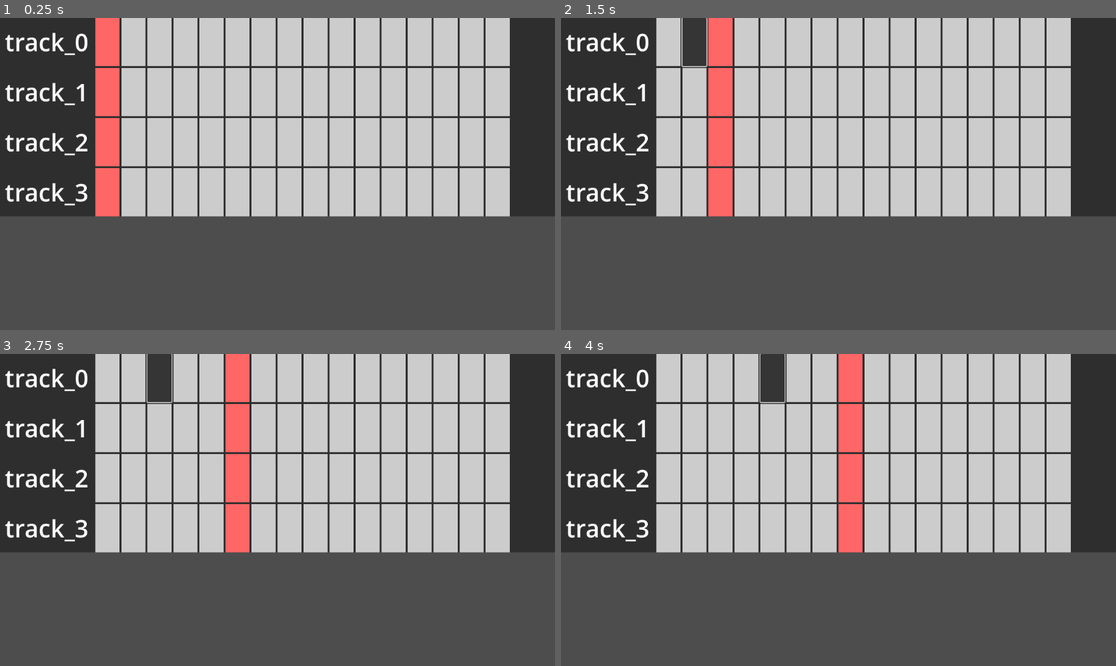
Above: before the commit, frames 1-4 (two rows, left to right).
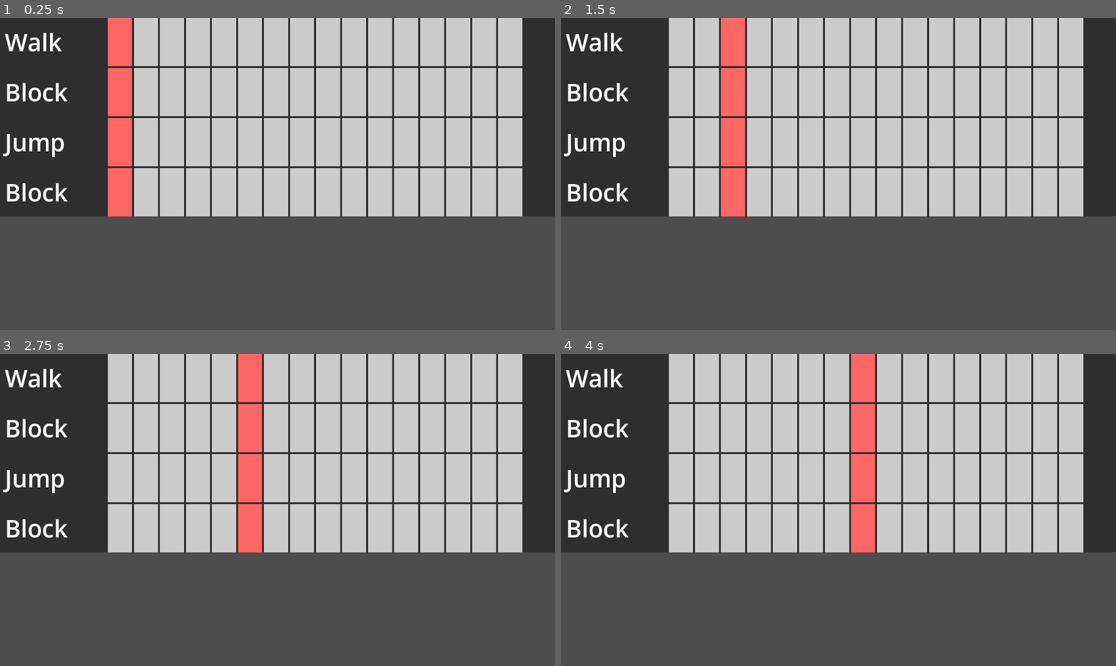
Above: after the commit, the same moments.

Repository: blondeman/GMTK2025
Game: Godot game, scene res://scenes/sequencer.tscn
Two runs of this game, one before a commit and one after it. Both use one fixed random seed, a clock stepped at 60 frames per second and the inputs below.
Inputs (mouse positions are in pixels of both pictures, inside the frame that each line leads up to):
- Up to frame 1 (0.25 s): no input
- Up to frame 2 (1.5 s): click (666, 42) at 0.52 s; click (694, 42) at 1.27 s
- Up to frame 3 (2.75 s): click (160, 378) at 2.02 s
- Up to frame 4 (4 s): click (744, 378) at 2.77 s; click (771, 378) at 3.52 s

The runs differ from the first frame. In frame 1, 13% of the frame differs, in the area x 0-95%, y 0-64%; in frame 2, 15%; in frame 3, 15%; in frame 4, 15%.

Commit message:
sequencer button toggles and actions

Diff:
--- a/GMTK 2025/scenes/track.tscn
+++ b/GMTK 2025/scenes/track.tscn
@@ -23,6 +23,7 @@
 theme_override_styles/panel = SubResource("StyleBoxFlat_komar")
 
 [node name="Label" type="Label" parent="PanelContainer"]
+custom_minimum_size = Vector2(200, 0)
 layout_mode = 2
 text = "track"
 label_settings = SubResource("LabelSettings_3sbxl")
@@ -35,3 +36,4 @@
 layout_mode = 2
 size_flags_horizontal = 3
 theme_override_styles/normal = SubResource("StyleBoxFlat_302kr")
+toggle_mode = true
--- a/GMTK 2025/scripts/sequencer.gd
+++ b/GMTK 2025/scripts/sequencer.gd
@@ -2,7 +2,12 @@
 
 @export var bpm := 60
 @export var beats := 16
-@export var tracks := 4
+@export var tracks := [
+	{"beat":0,"action":"walk","name":"Walk"},
+	{"beat":0,"action":"block","name":"Block"},
+	{"beat":1,"action":"jump","name":"Jump"},
+	{"beat":1,"action":"block","name":"Block"},
+]
 
 var currentBeat := 0
 var lastBeatDelta := 0.0
@@ -18,11 +23,11 @@
 	for child in trackContainer.get_children():
 		child.queue_free()
 
-	for i in tracks:
+	for i in len(tracks):
 		var track = trackScene.instantiate()
 		trackContainer.add_child(track)
 		track.name = "track_%d" % i
-		track.setTrack(beats, "track_%d" % i)
+		track.setTrack(beats, tracks[i].name, i)
 
 func _process(delta):
 	lastBeatDelta -= delta
@@ -37,4 +42,6 @@
 		currentBeat = 0
 
 	for child in trackContainer.get_children():
-		child.setBeat(lastBeat, currentBeat)
+		var actionCode = child.setBeat(lastBeat, currentBeat)
+		if actionCode >= 0:
+			print(str(tracks[actionCode].beat) + tracks[actionCode].action)
--- a/GMTK 2025/scripts/track.gd
+++ b/GMTK 2025/scripts/track.gd
@@ -4,8 +4,11 @@
 @onready var beat_container := $beats
 @onready var track_label := $PanelContainer/Label
 
-func setTrack(numBeats: int, trackName: String):
+var actionCode := -1
+
+func setTrack(numBeats: int, trackName: String, code: int):
 	track_label.text = trackName
+	actionCode = code
 
 	for child in beat_container.get_children():
 		if child != beat_template:
@@ -17,7 +20,7 @@
 		beat.name = "beat_%d" % i
 		beat_container.add_child(beat)
 
-func setBeat(lastBeat: int, currentBeat: int):
+func setBeat(lastBeat: int, currentBeat: int) -> int:
 	var last = beat_container.get_child(lastBeat)
 	var current = beat_container.get_child(currentBeat)
 
@@ -28,3 +31,9 @@
 	var highlight := StyleBoxFlat.new()
 	highlight.bg_color = Color(1, 0.4, 0.4) # red-ish
 	current.add_theme_stylebox_override("normal", highlight)
+
+	if current.has_method("is_pressed"):
+		if current.is_pressed():
+			return actionCode
+
+	return -1
